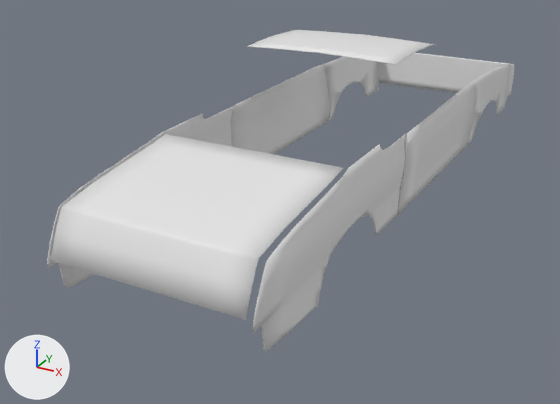
An edit to the OBJ model src/resources/Graphics/body.obj, drawn before and after from the same camera.
Both versions are drawn from a 50 mm lens placed at (2.19, -3.68, 2.26), pointed at (-0.3, 0.84, 0.0). The lights are fixed; the arrows at lower left show +X, +Y and +Z. Where no turn or scale is listed for an object, it has been applied to the vertices.

Names of what the first picture shows: 'Cube.002_Cube.011', 'Hood.000_Plane.029', 'Hood.005_Plane.032', 'Hood.006_Plane.033', 'Hood.008_Plane.034', 'TrunkLid_Plane.002'.
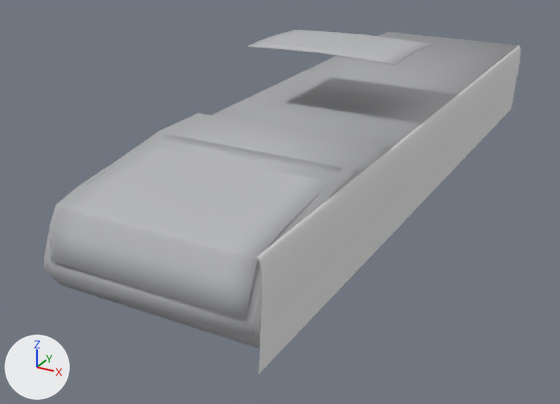
Boxes (x1, y1, x2, y2) around the edits, measured in the pictures (560 x 404 px):
'TrunkLid_Plane.002', recoloured (white to grey)
    both: (50, 134, 343, 320)
'NewBody_Cube.010', added
    after: (44, 32, 519, 349)
'FenderPath.001_NurbsPath.001', added
    after: (257, 46, 521, 373)
'Hood.008_Plane.034', recoloured
    both: (231, 64, 475, 214)
'Hood.006_Plane.033', recoloured (white to grey)
    both: (247, 30, 436, 65)
'Cube.002_Cube.011', recoloured
    both: (379, 53, 514, 99)
'Hood.005_Plane.032', recoloured
    both: (324, 57, 510, 143)
part 1 of me_hood_000_plane_029, recoloured
    before: (47, 105, 407, 351)
    after: (47, 114, 378, 333)

The change, as a list of edits to the scene's bpy script:
```text
Add mat_paint:
    mat_paint = principled_material('paint')
    mat_paint.base_color = (0.472, 0.477, 0.492)  # grey #b7b8ba
    mat_paint.roughness = 0.69
Add mat_white:
    mat_white = principled_material('WHITE')
    mat_white.base_color = (0.316, 0.316, 0.316)  # grey #989898
    mat_white.roughness = 0.693
Add mat_none:
    mat_none = principled_material('None')
    mat_none.base_color = (0.8, 0.8, 0.8)  # white #e7e7e7
    mat_none.roughness = 1.0
Change me_cube_002_cube_011:
    where me_cube_002_cube_011.from_pydata(...)  # 1608 vertices, 3188 faces; spans x -0.651..0.652, y 3.532..3.742, z 0.216..0.555
    add me_cube_002_cube_011.materials.append(mat_paint)  # grey #b7b8ba
Change me_hood_000_plane_029:
    where me_hood_000_plane_029.from_pydata(...)  # 1392 vertices, 2768 faces, 8 loose edges; spans x -0.66..0.66, y -1.1..0.81, z 0.07..0.75
    used by ob_hood_000_plane_029; location = (0.0, 0.0, 0.0)
    me_hood_000_plane_029 part 1: 2760 of the faces centred in x -0.66..0.66, y -1.1..0.8, z 0.08..0.75 switch from no material to mat_paint (grey #b7b8ba)
    add me_hood_000_plane_029.materials.append(mat_white)  # grey #989898
Change me_hood_005_plane_032:
    where me_hood_005_plane_032.from_pydata(...)  # 400 vertices, 792 faces; spans x -0.652..0.652, y 2.234..3.532, z 0.142..0.679
    add me_hood_005_plane_032.materials.append(mat_paint)  # grey #b7b8ba
Change me_hood_006_plane_033:
    where me_hood_006_plane_033.from_pydata(...)  # 176 vertices, 348 faces; spans x -0.532..0.531, y 0.81..1.626, z 1.079..1.142
    add me_hood_006_plane_033.materials.append(mat_paint)  # grey #b7b8ba
Change me_hood_008_plane_034:
    where me_hood_008_plane_034.from_pydata(...)  # 364 vertices, 720 faces; spans x -0.66..0.66, y 0.76..2.38, z 0.14..0.69
    add me_hood_008_plane_034.materials.append(mat_paint)  # grey #b7b8ba
Change me_trunklid_plane_002:
    where me_trunklid_plane_002.from_pydata(...)  # 252 vertices, 500 faces; spans x -0.592..0.595, y -1.108..-0.068, z 0.355..0.744
    add me_trunklid_plane_002.materials.append(mat_paint)  # grey #b7b8ba
Add me_newbody_cube_010:
    me_newbody_cube_010.from_pydata(...)  # 822 vertices, 1624 faces, 20 loose edges; spans x -0.66..0.66, y -1.1..3.74, z 0.07..0.75
    me_newbody_cube_010.materials.append(mat_paint)  # grey #b7b8ba
Add me_fenderpath_001_nurbspath_001:
    me_fenderpath_001_nurbspath_001.from_pydata(...)  # 1200 vertices, 2256 faces; spans x 0.66..0.68, y -1.1..3.74, z 0.07..0.69
    me_fenderpath_001_nurbspath_001.materials.append(mat_none)  # white #e7e7e7
Add ob_newbody_cube_010:
    ob_newbody_cube_010 = bpy.data.objects.new('NewBody_Cube.010', me_newbody_cube_010)
    ob_newbody_cube_010.location = (0.0, 0.0, 0.0)
Add ob_fenderpath_001_nurbspath_001:
    ob_fenderpath_001_nurbspath_001 = bpy.data.objects.new('FenderPath.001_NurbsPath.001', me_fenderpath_001_nurbspath_001)
    ob_fenderpath_001_nurbspath_001.location = (0.0, 0.0, 0.0)
```
